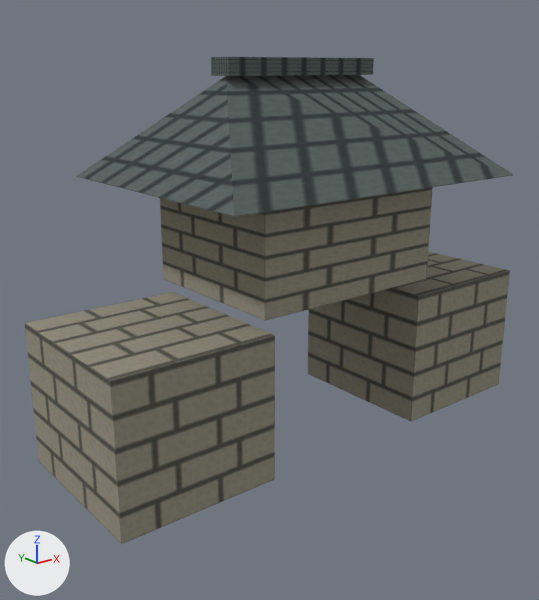
Before and after pictures for a commit that changed the glTF model app/src/main/assets/3d/sites/gate-lod1.glb.
The view is the same before and after, from a 50 mm camera at (-0.915, -1.065, 0.695) aimed at (-0.057, 0.009, 0.266). The lights are fixed; the arrows at lower left show +X, +Y and +Z. The older version comes first. Vertices at exactly the same position are counted once.
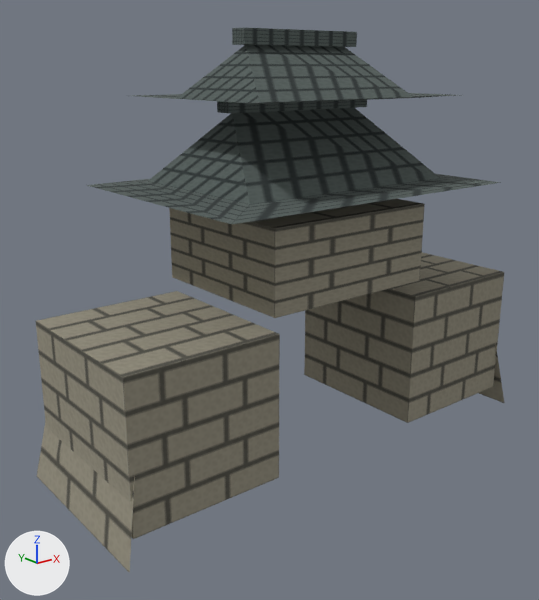
Location of each change, (x1, y1, x2, y2) in pixels of the pictures (539 x 600 px; the box of a moved part takes in the faces that stretch with it):
'Mesh_0', reshaped (12% taller): before (25, 57, 513, 544); after (36, 28, 504, 573)
part 1 of me_mesh_0, moved or reshaped: before (25, 292, 275, 544); after (36, 291, 280, 539)
part 2 of me_mesh_0, moved or reshaped: before (308, 251, 510, 421); after (304, 252, 504, 423)
part 3 of me_mesh_0, moved or reshaped: before (160, 187, 433, 321); after (169, 199, 425, 318)
part 4 of me_mesh_0, moved or reshaped: before (211, 57, 374, 76); after (217, 100, 367, 113)
part 5 of me_mesh_0, added: after (232, 28, 357, 47)
part 6 of me_mesh_0, rebuilt (18% shorter): before (76, 75, 513, 217); after (87, 108, 501, 224)
part 7 of me_mesh_0, added: after (37, 45, 504, 573)

The change in detail:
me_mesh_0 is used by ob_mesh_0; location (0.0, 0.0, 0.0).
me_mesh_0 had 38 vertices, 46 faces and spanned x -0.48..0.48, y -0.25..0.25, z 0.0..0.71.
me_mesh_0 now has 68 vertices, 82 faces and spans x -0.48..0.48, y -0.23..0.23, z -0.04..0.756.
me_mesh_0 part 1: the loose piece of 8 vertices spanning x -0.48..-0.18, y -0.16..0.16, z 0.0..0.27 is scaled about its middle by (0.967, 1, 1), then moved by (0.015, 0.0, 0.0).
me_mesh_0 part 2: the loose piece of 8 vertices spanning x 0.18..0.48, y -0.16..0.16, z 0.0..0.27 is scaled about its middle by (0.967, 1, 1), then moved by (-0.015, 0.0, 0.0).
me_mesh_0 part 3: the loose piece of 8 vertices spanning x -0.2..0.2, y -0.16..0.16, z 0.3..0.48 is scaled about its middle by (0.9, 1, 0.833), then moved by (0.0, 0.0, -0.015).
me_mesh_0 part 4: the loose piece of 8 vertices spanning x -0.169..0.169, y -0.025..0.025, z 0.68..0.71 is scaled about its middle by (0.969, 0.68, 0.867), then moved by (0.0, 0.0, -0.062).
me_mesh_0 part 5: the loose piece of 8 vertices spanning x -0.169..0.169, y -0.025..0.025, z 0.68..0.71 is copied, and the copy is scaled about its middle by (0.769, 0.68, 0.867), then moved by (0.0, 0.0, 0.048); it spans x -0.13..0.13, y -0.017..0.017, z 0.73..0.756.
me_mesh_0 part 6: the loose piece of 6 vertices spanning x -0.325..0.325, y -0.25..0.25, z 0.5..0.68 is rebuilt with 10 vertices and now spans x -0.315..0.315, y -0.23..0.23, z 0.485..0.62.
Part 7, on me_mesh_0:
18 vertices are added at x -0.48..0.48, y -0.18..0.18, z -0.04..0.73.
18 new faces join them.
